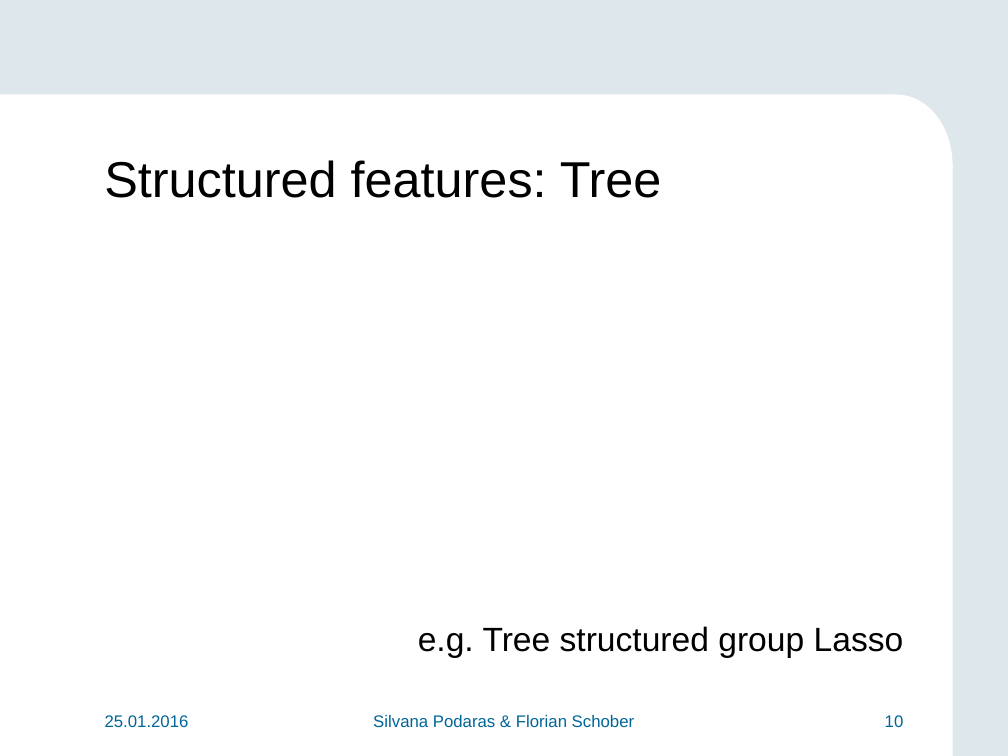
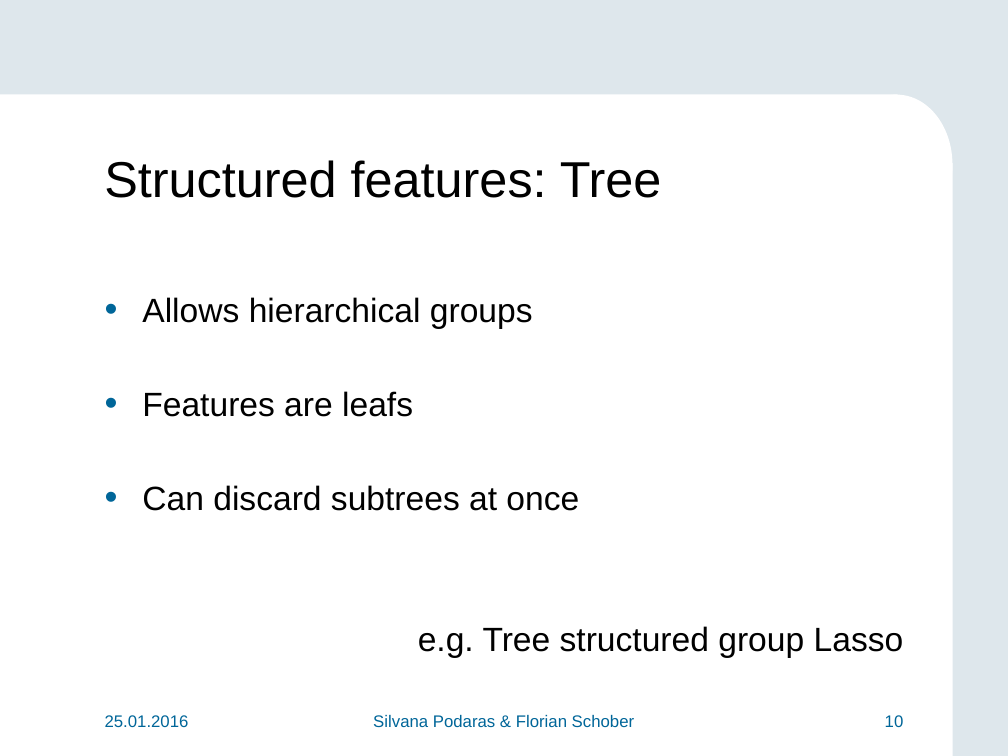
Before and after one commit to teretrus/VisSeminar, a slide deck: slide 10 of presentation/Flo.pptx. Drawn at 1008x756 pixels with LibreOffice and Linux fonts; fonts in the diff are those of the drawing; background and template pictures are left out. Boxes give left, top, right and bottom in pixels: in the first picture for what was removed or moved away, otherwise in the second. Text is boxed around its words. In the diff, an @@ line names an element or a change of style, - is before the commit and + after.

```diff
--- a/presentation/Flo.pptx
+++ b/presentation/Flo.pptx
@@ text at bbox=[142, 297, 579, 511]: paragraphs added @@
+• Allows hierarchical groups
+• Features are leafs
+• Can discard subtrees at once
```
Also in this commit, not shown: 3 other slides changed, 1 slide added.
